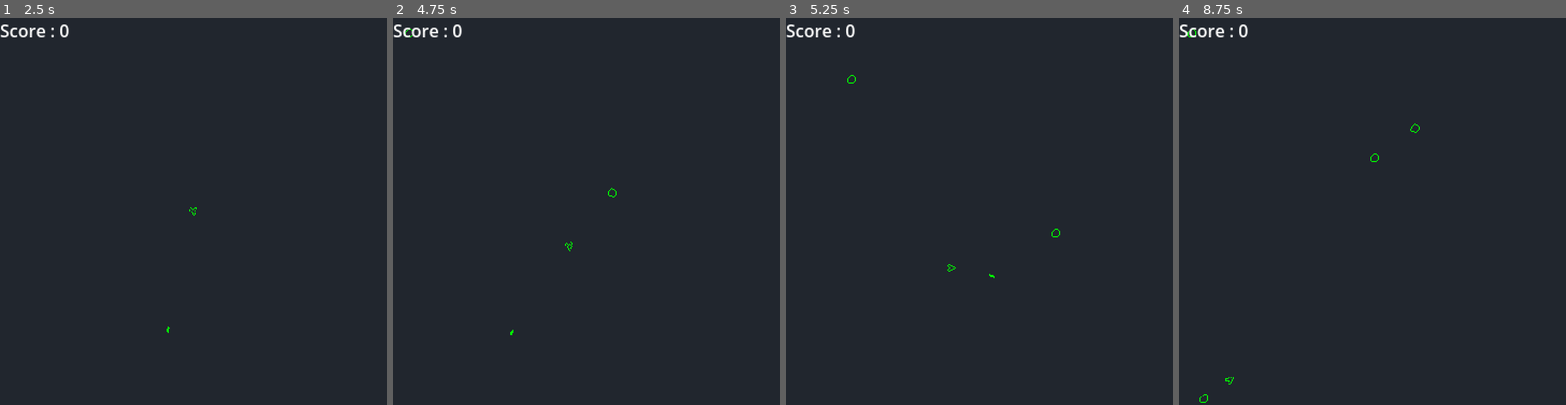
Above: before the commit, frames 1-4 (left to right).
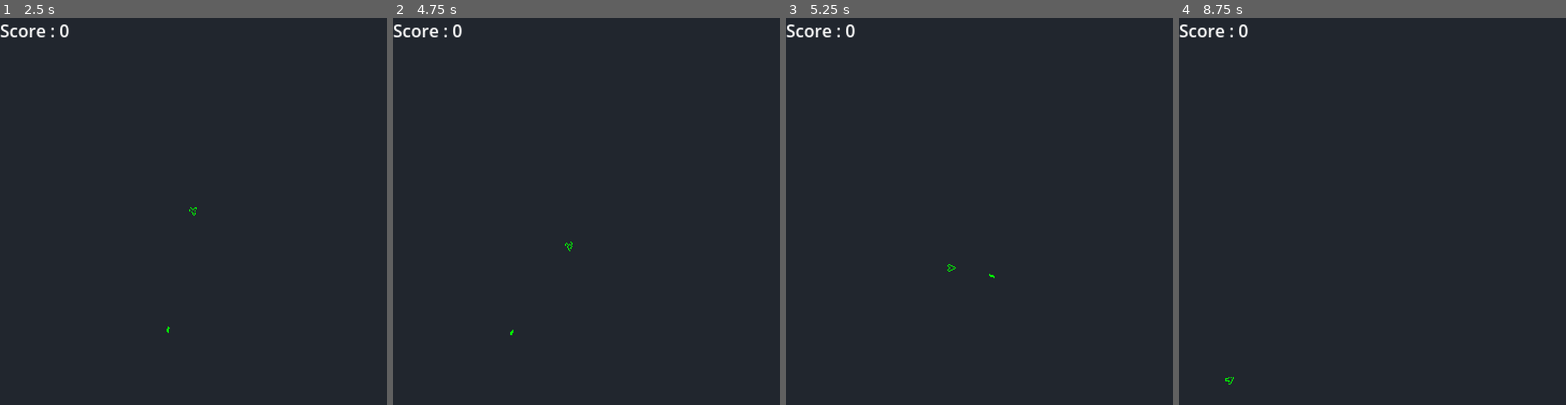
Above: after the commit, the same moments.

Repository: coco3167/Asteroids
Game: Godot game, scene res://Nodes/Main Scenes/start_scene.tscn
The game is run twice, just before and just after one commit, with the same random seed, the same clock (stepped at 60 frames per second) and the same inputs. Before the commit the project starts from res://Nodes/Main Scenes/StartScene.tscn.
Inputs:
- Up to frame 1 (2.5 s): click "Play" at 0.5 s; tap Enter at 1.25 s; hold Right (right) 1.28-2.03 s; tap Space (fire) at 1.35, 2.1 s; hold Left (left) from 2.03 s (still down)
- Up to frame 2 (4.75 s): tap Space (fire) at 2.75, 2.85, 3.6, 4.35 s; release Left (left) at 2.78 s; hold Right (right) 2.78-3.53 s; hold W (up) 3.53-4.28 s; hold Left (left) from 4.28 s (still down)
- Up to frame 3 (5.25 s): keep holding Left (left); tap Space (fire) at 5.1 s
- Up to frame 4 (8.75 s): tap Enter at 5.75 s; tap Space (fire) at 5.85, 6.6, 7.35, 8, 8.1 s; release Left (left) at 6.53 s; hold Right (right) 6.53-7.28 s; hold W (up) 7.28-8.03 s; hold Right (right) from 8.03 s (still down)

Frame 1 is identical in both runs. In frame 2, less than 0.1% of the frame differs, in the area x 3-58%, y 2-47%; in frame 3, less than 0.1%; in frame 4, less than 0.1%, in the area x 2-63%, y 2-100%.
Error after the commit: Parse Error: Class "Asteroid" hides a global script class. (res://Scripts/asteroid.gd:2)

Commit message:
Debugging + Asteroids duplication when exploded

Diff:
--- /dev/null
+++ b/Nodes/Asteroids/big_asteroid.tscn
@@ -0,0 +1,34 @@
+[gd_scene load_steps=4 format=3 uid="uid://bqg6l7k0hugtu"]
+
+[ext_resource type="Script" path="res://Scripts/asteroid.gd" id="1_85rk7"]
+[ext_resource type="Texture2D" uid="uid://dhl62602lasyx" path="res://Sprites/asteroid_petit.png" id="1_etoha"]
+[ext_resource type="PackedScene" uid="uid://r7xaffj3efvf" path="res://Nodes/Explosion.tscn" id="2_e4u76"]
+
+[node name="Asteroid" type="RigidBody2D"]
+disable_mode = 1
+collision_layer = 2
+collision_mask = 7
+mass = 100.0
+gravity_scale = 0.0
+continuous_cd = 2
+max_contacts_reported = 1
+contact_monitor = true
+can_sleep = false
+linear_damp_mode = 1
+angular_damp_mode = 1
+constant_torque = 10.0
+script = ExtResource("1_85rk7")
+size = 2
+
+[node name="Sprite2D" type="Sprite2D" parent="."]
+modulate = Color(1, 0, 0, 1)
+texture_filter = 1
+texture = ExtResource("1_etoha")
+
+[node name="CollisionShape2DPetit" type="CollisionPolygon2D" parent="."]
+polygon = PackedVector2Array(-2, 4, 1, 4, 4, 1, 4, -1, 1, -4, 0, -4, -4, 0, -4, 2)
+
+[node name="Explosion" parent="." instance=ExtResource("2_e4u76")]
+visible = false
+
+[connection signal="animation_finished" from="Explosion" to="." method="_on_explosion_animation_finished"]
--- a/Nodes/Asteroid.tscn
+++ b/Nodes/Asteroids/medium_asteroid.tscn
@@ -1,8 +1,8 @@
-[gd_scene load_steps=4 format=3 uid="uid://b6l68urs7i1d8"]
+[gd_scene load_steps=4 format=3 uid="uid://cq3tag06reo0l"]
 
-[ext_resource type="Texture2D" uid="uid://dhl62602lasyx" path="res://Sprites/AsteroidPetit.png" id="1_bu7ae"]
-[ext_resource type="Script" path="res://Scripts/Asteroid.gd" id="1_tpp0t"]
-[ext_resource type="PackedScene" uid="uid://r7xaffj3efvf" path="res://Nodes/Explosion.tscn" id="3_2fxj6"]
+[ext_resource type="Script" path="res://Scripts/asteroid.gd" id="1_qnjax"]
+[ext_resource type="Texture2D" uid="uid://dhl62602lasyx" path="res://Sprites/asteroid_petit.png" id="2_llq2p"]
+[ext_resource type="PackedScene" uid="uid://r7xaffj3efvf" path="res://Nodes/Explosion.tscn" id="3_vwsc7"]
 
 [node name="Asteroid" type="RigidBody2D"]
 disable_mode = 1
@@ -17,18 +17,18 @@
 linear_damp_mode = 1
 angular_damp_mode = 1
 constant_torque = 10.0
-script = ExtResource("1_tpp0t")
-minMax = Vector2(50, 100)
+script = ExtResource("1_qnjax")
+size = 1
 
 [node name="Sprite2D" type="Sprite2D" parent="."]
-modulate = Color(0, 1, 0, 1)
+modulate = Color(0, 0, 1, 1)
 texture_filter = 1
-texture = ExtResource("1_bu7ae")
+texture = ExtResource("2_llq2p")
 
 [node name="CollisionShape2DPetit" type="CollisionPolygon2D" parent="."]
 polygon = PackedVector2Array(-2, 4, 1, 4, 4, 1, 4, -1, 1, -4, 0, -4, -4, 0, -4, 2)
 
-[node name="Explosion" parent="." instance=ExtResource("3_2fxj6")]
+[node name="Explosion" parent="." instance=ExtResource("3_vwsc7")]
 visible = false
 
 [connection signal="animation_finished" from="Explosion" to="." method="_on_explosion_animation_finished"]
--- /dev/null
+++ b/Nodes/Asteroids/small_asteroid.tscn
@@ -0,0 +1,33 @@
+[gd_scene load_steps=4 format=3 uid="uid://b6l68urs7i1d8"]
+
+[ext_resource type="Script" path="res://Scripts/asteroid.gd" id="1_e6q0b"]
+[ext_resource type="Texture2D" uid="uid://dhl62602lasyx" path="res://Sprites/asteroid_petit.png" id="2_8dniq"]
+[ext_resource type="PackedScene" uid="uid://r7xaffj3efvf" path="res://Nodes/Explosion.tscn" id="3_g3qjd"]
+
+[node name="Asteroid" type="RigidBody2D"]
+disable_mode = 1
+collision_layer = 2
+collision_mask = 7
+mass = 100.0
+gravity_scale = 0.0
+continuous_cd = 2
+max_contacts_reported = 1
+contact_monitor = true
+can_sleep = false
+linear_damp_mode = 1
+angular_damp_mode = 1
+constant_torque = 10.0
+script = ExtResource("1_e6q0b")
+
+[node name="Sprite2D" type="Sprite2D" parent="."]
+modulate = Color(0, 1, 0, 1)
+texture_filter = 1
+texture = ExtResource("2_8dniq")
+
+[node name="CollisionShape2DPetit" type="CollisionPolygon2D" parent="."]
+polygon = PackedVector2Array(-2, 4, 1, 4, 4, 1, 4, -1, 1, -4, 0, -4, -4, 0, -4, 2)
+
+[node name="Explosion" parent="." instance=ExtResource("3_g3qjd")]
+visible = false
+
+[connection signal="animation_finished" from="Explosion" to="." method="_on_explosion_animation_finished"]
--- a/Nodes/Explosion.tscn
+++ b/Nodes/Explosion.tscn
@@ -1,6 +1,6 @@
 [gd_scene load_steps=7 format=3 uid="uid://r7xaffj3efvf"]
 
-[ext_resource type="Texture2D" uid="uid://caabwq56ibk7i" path="res://Sprites/Explosion.png" id="1_vom0a"]
+[ext_resource type="Texture2D" uid="uid://caabwq56ibk7i" path="res://Sprites/explosion.png" id="1_vom0a"]
 
 [sub_resource type="AtlasTexture" id="AtlasTexture_rcn5d"]
 atlas = ExtResource("1_vom0a")
--- a/Nodes/Main Scenes/EndScene.tscn
+++ b/Nodes/Main Scenes/end_scene.tscn
@@ -1,7 +1,7 @@
 [gd_scene load_steps=3 format=3 uid="uid://cc47w05g3dknw"]
 
-[ext_resource type="Script" path="res://Scripts/EndScene.gd" id="1_ne54h"]
-[ext_resource type="LabelSettings" uid="uid://ctlgnf8cdxjem" path="res://Settings/Title.tres" id="1_ya10o"]
+[ext_resource type="Script" path="res://Scripts/end_scene.gd" id="1_ne54h"]
+[ext_resource type="LabelSettings" uid="uid://ctlgnf8cdxjem" path="res://Settings/title.tres" id="1_ya10o"]
 
 [node name="EndScene" type="CanvasLayer"]
 script = ExtResource("1_ne54h")
--- a/Nodes/Main Scenes/MainScene.tscn
+++ b/Nodes/Main Scenes/main_scene.tscn
@@ -1,7 +1,7 @@
 [gd_scene load_steps=3 format=3 uid="uid://chkxe1rj7ij82"]
 
-[ext_resource type="PackedScene" uid="uid://4u2d2j2qgc37" path="res://Nodes/Player/Player.tscn" id="1_38ffe"]
-[ext_resource type="PackedScene" uid="uid://itq2ilhrnj6u" path="res://Nodes/GameManager.tscn" id="2_7c3y1"]
+[ext_resource type="PackedScene" uid="uid://4u2d2j2qgc37" path="res://Nodes/Player/player.tscn" id="1_38ffe"]
+[ext_resource type="PackedScene" uid="uid://itq2ilhrnj6u" path="res://Nodes/game_manager.tscn" id="2_7c3y1"]
 
 [node name="MainScene" type="Node2D"]
 
--- a/Nodes/Main Scenes/StartScene.tscn
+++ b/Nodes/Main Scenes/start_scene.tscn
@@ -1,13 +1,13 @@
 [gd_scene load_steps=3 format=3 uid="uid://cxjx6mpj0ntwd"]
 
-[ext_resource type="Script" path="res://Scripts/Start_scene.gd" id="1_mlpgi"]
+[ext_resource type="Script" path="res://Scripts/start_scene.gd" id="1_kc8ti"]
 
 [sub_resource type="LabelSettings" id="LabelSettings_m7ya5"]
 font_size = 48
 font_color = Color(0, 1, 0, 1)
 
 [node name="StartScene" type="CanvasLayer"]
-script = ExtResource("1_mlpgi")
+script = ExtResource("1_kc8ti")
 
 [node name="Label" type="Label" parent="."]
 anchors_preset = -1
--- a/Nodes/Player/Laser.tscn
+++ b/Nodes/Player/Laser.tscn
@@ -1,7 +1,7 @@
 [gd_scene load_steps=4 format=3 uid="uid://dug4b5citpyd2"]
 
-[ext_resource type="Script" path="res://Scripts/Laser.gd" id="1_qahxb"]
-[ext_resource type="Texture2D" uid="uid://clf3gfs7kw6ox" path="res://Sprites/StarShip.png" id="2_kuldn"]
+[ext_resource type="Script" path="res://Scripts/laser.gd" id="1_t86j8"]
+[ext_resource type="Texture2D" uid="uid://clf3gfs7kw6ox" path="res://Sprites/starship.png" id="2_qd7b3"]
 
 [sub_resource type="RectangleShape2D" id="RectangleShape2D_nkcda"]
 size = Vector2(5, 2)
@@ -9,14 +9,14 @@
 [node name="Laser" type="Area2D"]
 collision_layer = 4
 collision_mask = 2
-script = ExtResource("1_qahxb")
+script = ExtResource("1_t86j8")
 
 [node name="Sprite2D" type="Sprite2D" parent="."]
 modulate = Color(0, 1, 0, 1)
 texture_filter = 1
 position = Vector2(2.5, 0)
 scale = Vector2(5, 1)
-texture = ExtResource("2_kuldn")
+texture = ExtResource("2_qd7b3")
 region_enabled = true
 region_rect = Rect2(2, 1, 1, 2)
 
--- a/Nodes/Player/Player.tscn
+++ b/Nodes/Player/Player.tscn
@@ -1,7 +1,7 @@
 [gd_scene load_steps=4 format=3 uid="uid://4u2d2j2qgc37"]
 
-[ext_resource type="Script" path="res://Scripts/Player.gd" id="1_qv7pm"]
-[ext_resource type="Texture2D" uid="uid://clf3gfs7kw6ox" path="res://Sprites/StarShip.png" id="2_vxsno"]
+[ext_resource type="Script" path="res://Scripts/player.gd" id="1_qv7pm"]
+[ext_resource type="Texture2D" uid="uid://clf3gfs7kw6ox" path="res://Sprites/starship.png" id="2_vxsno"]
 
 [sub_resource type="RectangleShape2D" id="RectangleShape2D_cwbon"]
 size = Vector2(8, 7)
--- a/Nodes/GameManager.tscn
+++ b/Nodes/game_manager.tscn
@@ -1,6 +1,6 @@
 [gd_scene load_steps=2 format=3 uid="uid://itq2ilhrnj6u"]
 
-[ext_resource type="Script" path="res://Scripts/GameManager.gd" id="1_rk8mi"]
+[ext_resource type="Script" path="res://Scripts/game_manager.gd" id="1_rk8mi"]
 
 [node name="GameManager" type="Node2D"]
 script = ExtResource("1_rk8mi")
--- a/Scripts/Asteroid.gd
+++ b/Scripts/Asteroid.gd
@@ -1,8 +1,12 @@
 extends RigidBody2D
+class_name Asteroid
 
 @export var minMax : Vector2 = Vector2(0,100)
+@export_enum("Small", "Medium", "Big") var size : int
 
 @onready var screenSize : Vector2 = get_viewport_rect().size
+
+var exploded : bool
 
 # Called when the node enters the scene tree for the first time.
 func _ready():
@@ -17,9 +21,13 @@
 	state.transform.origin.y = wrapf(position.y, 0, screenSize.y)
 
 func explode():
-	freeze = true
-	linear_velocity = Vector2.ZERO
-	angular_velocity = 0
+	if(exploded):
+		return
+
+	#freeze = true
+	#linear_velocity = Vector2.ZERO
+	#angular_velocity = 0
+	exploded = true
 	$Sprite2D.visible = false
 
 	var explosion : AnimatedSprite2D = $Explosion
--- a/Scripts/GameManager.gd
+++ /dev/null
@@ -1,31 +0,0 @@
-extends Node2D
-
-@export_enum("Easy: 10", "Medium : 5", "Difficult : 2") var difficulty : int
-
-@onready var timer : Timer = get_node("Timer")
-
-var Asteroid = preload("res://Nodes/Asteroid.tscn")
-var score : int = 0
-
-func _ready():
-	randomize()
-
-	timer.wait_time = difficulty
-	timer.start()
-
-	$"../Player".body_entered.connect(compareAsteroid)
-
-func compareAsteroid(body):
-	var lambda = func(x): return x.name.match(body.name)
-	if(get_children().any(lambda)):
-		get_tree().change_scene_to_file("res://Nodes/Main Scenes/EndScene.tscn")
-
-
-func _on_timer_timeout():
-	var asteroid = Asteroid.instantiate()
-	asteroid.tree_exiting.connect(_on_asteroid_destroyed)
-	add_child(asteroid)
-
-func _on_asteroid_destroyed():
-	score+=1
-	$"../Label".text = "Score : %s" % score
--- a/Scripts/Player.gd
+++ b/Scripts/Player.gd
@@ -4,7 +4,7 @@
 @export_range(0,10) var acceleration : int = 5
 @export_range(0,10) var rotationAcceleration: int = 5
 
-var Laser = preload("res://Nodes/Player/Laser.tscn")
+var Laser = preload("res://Nodes/Player/laser.tscn")
 
 @onready var screenSize : Vector2 = get_viewport_rect().size
 
--- a/Scripts/Start_scene.gd
+++ b/Scripts/Start_scene.gd
@@ -2,4 +2,4 @@
 
 
 func _on_button_button_down():
-	get_tree().change_scene_to_file("res://Nodes/Main Scenes/MainScene.tscn")
+	get_tree().change_scene_to_file("res://Nodes/Main Scenes/main_scene.tscn")
--- a/Scripts/EndScene.gd
+++ b/Scripts/end_scene.gd
@@ -4,7 +4,7 @@
 
 
 func _on_play_again_button_down():
-	get_tree().change_scene_to_file("res://Nodes/Main Scenes/MainScene.tscn")
+	get_tree().change_scene_to_file("res://Nodes/Main Scenes/main_scene.tscn")
 
 
 func _on_quit_button_down():
--- /dev/null
+++ b/Scripts/game_manager.gd
@@ -0,0 +1,46 @@
+extends Node2D
+
+@export_enum("Easy: 10", "Medium : 5", "Difficult : 2") var difficulty : int
+
+@onready var timer : Timer = get_node("Timer")
+
+var BigAsteroid = preload("res://Nodes/Asteroids/big_asteroid.tscn")
+var MediumAsteroid = preload("res://Nodes/Asteroids/medium_asteroid.tscn")
+var SmallAsteroid = preload("res://Nodes/Asteroids/small_asteroid.tscn")
+
+var score : int = 0
+
+func _ready():
+	randomize()
+
+	timer.wait_time = difficulty
+	timer.start()
+
+	$"../Player".body_entered.connect(_on_asteroid_body_entered)
+
+func asteroidCreation(asteroid : PackedScene, position : Vector2 = Vector2.ZERO):
+	var newAsteroid : Asteroid = asteroid.instantiate()
+	newAsteroid.tree_exiting.connect(_on_asteroid_destroyed.bind(newAsteroid))
+	newAsteroid.position = position
+	add_child.call_deferred(newAsteroid)
+
+
+func _on_asteroid_body_entered(body):
+	if(body is Asteroid and not (body as Asteroid).exploded):
+		get_tree().change_scene_to_file("res://Nodes/Main Scenes/end_scene.tscn")
+
+
+func _on_timer_timeout():
+	asteroidCreation(BigAsteroid)
+
+func _on_asteroid_destroyed(asteroid : Asteroid):
+	score+=1
+	$"../Label".text = "Score : %s" % score
+
+	match(asteroid.size):
+		1:
+			for loop in range(2):
+				asteroidCreation(SmallAsteroid, asteroid.position)
+		2:
+			for loop in range(2):
+				asteroidCreation(MediumAsteroid, asteroid.position)
--- a/project.godot
+++ b/project.godot
@@ -11,9 +11,9 @@
 [application]
 
 config/name="Asteroids"
-run/main_scene="res://Nodes/Main Scenes/StartScene.tscn"
+run/main_scene="res://Nodes/Main Scenes/start_scene.tscn"
 config/features=PackedStringArray("4.0", "Mobile")
-config/icon="res://CoverImage.png"
+config/icon="res://cover_image.png"
 
 [display]
 
Not shown, changed: Sprites/Explosion.png.import
Not shown, changed: Sprites/StarShip.png.import
Renamed: Sprites/AsteroidPetit.png -> Sprites/asteroid_petit.png
Not shown, changed: Sprites/asteroid_petit.png.import
Renamed: CoverImage.png -> cover_image.png
Not shown, changed: cover_image.png.import
